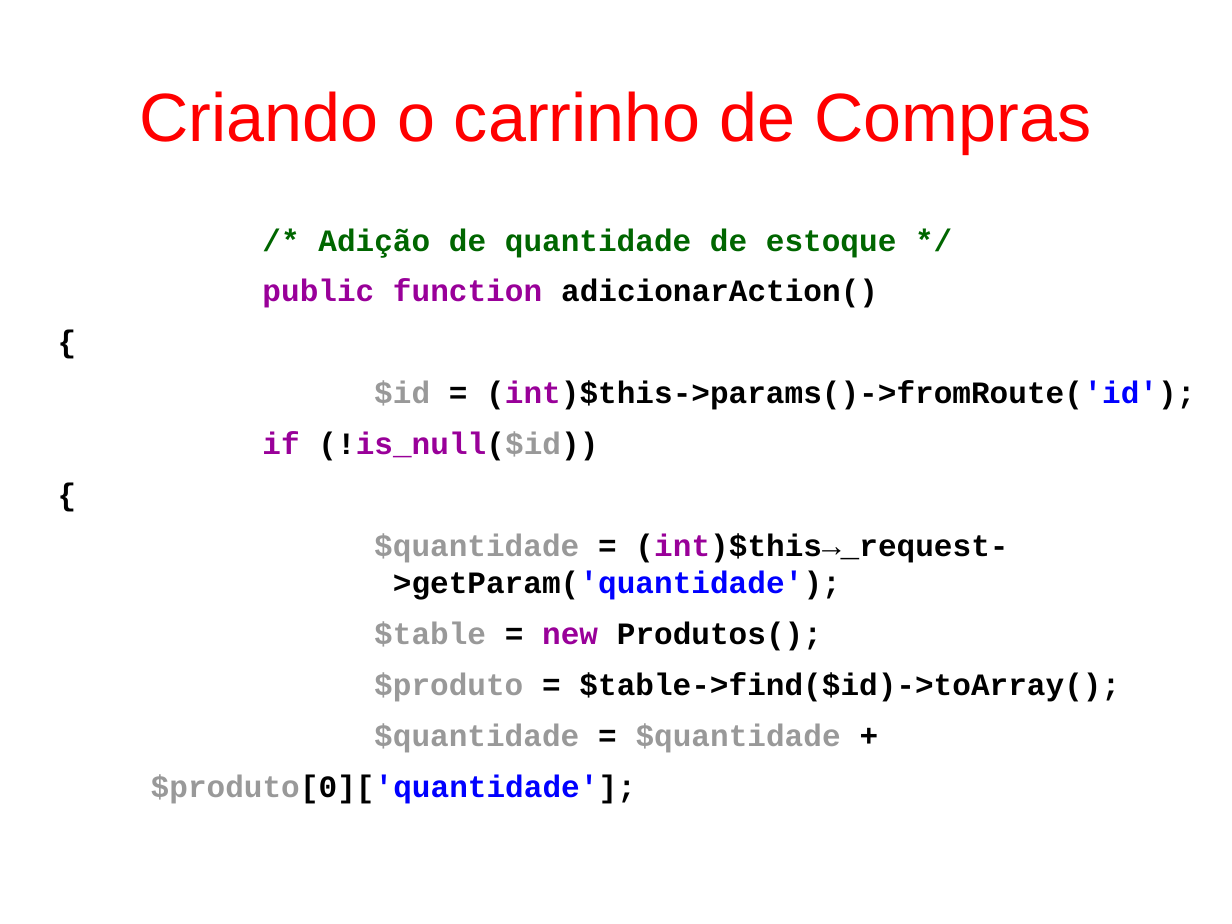
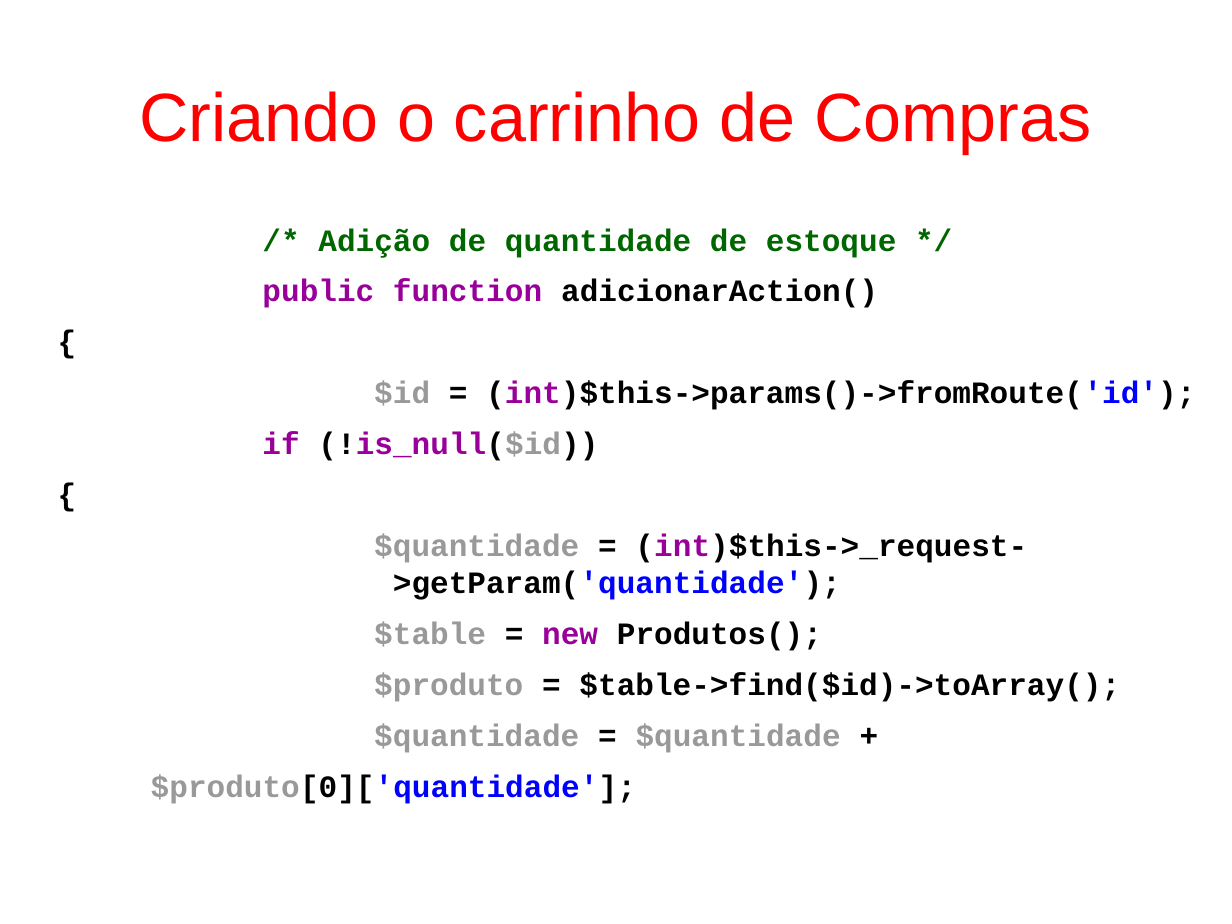
Before and after one commit to fgsl/lojasacme, a slide deck: slide 148 of docs/tutorial.odp (slide 153 before the commit). Drawn at 1232x924 pixels with LibreOffice and Linux fonts; fonts in the diff are those of the drawing. Boxes give left, top, right and bottom in pixels: in the first picture for what was removed or moved away, otherwise in the second. Text is boxed around its words. In the diff, an @@ line names an element or a change of style, - is before the commit and + after.

```diff
--- a/docs/tutorial.odp
+++ b/docs/tutorial.odp
@@ text at [374,534,1027,600]: text changed @@
-$quantidade = (int)$this→_request- >getParam('quantidade');
+$quantidade = (int)$this->_request- >getParam('quantidade');
```
Also in this commit, not shown: 24 other slides changed, 2 slides added, 7 slides removed, 5 other files.
